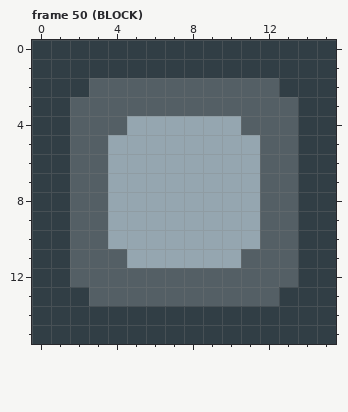
Edited in one commit: pixel-art file (examples/the-dungeon-puzzlers-lament/gfx/sprites16x16.aseprite). Above, as it was before the edit.
16x16 pixels, 51 frames. Shown: frame 50 (BLOCK). The commit also changed other frames, which this record leaves out.
After:
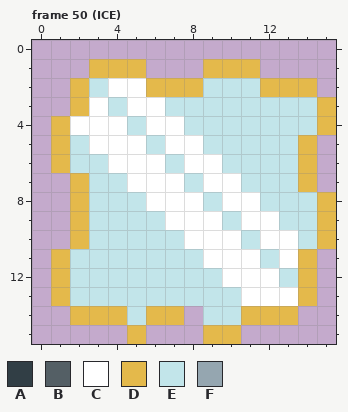
Palette (. is transparent): A #313e45  B #545f65  C #ffffff  D #e4b94b  E #c2e5ea  F #95a6b0
What changed:
Changed rows in their new state; - is an unchanged pixel.
Frame 50 (ICE), layer "Layer 1":
first column x 0:
 0 ................
 1 ...DDD...DDD....
 2 ..DECCDDDEEEDDD.
 3 ..DCECCEEEEEEEED
 4 .DCCCECCEEEEEEED
 5 .DECCCECCEEEEED.
 6 .DEECCCECCEEEED.
 7 ..DEECCCECCEEED.
 8 ..DEEECCCECCEEED
 9 ..DEEEECCCECCEED
10 ..DEEEEECCCECCED
11 .DEEEEEEECCCECD.
12 .DEEEEEEEECCCED.
13 .DEEEEEEEEECCCD.
14 ..DDDEDD.EEDDD..
15 .....D...DD.....
